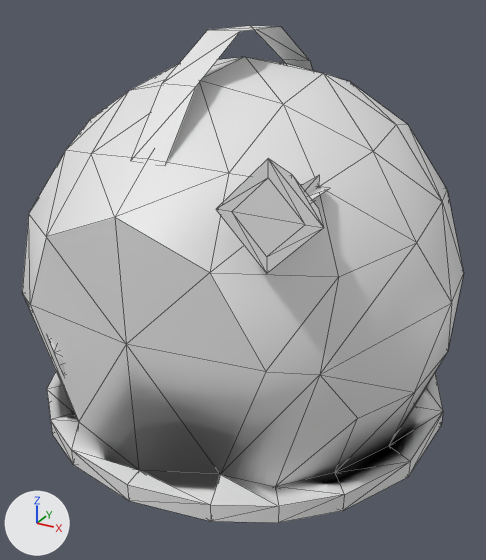
One commit to the FBX model Assets/Models/aqualung_hat.fbx: the scene before it, then after it.
Rendered twice from a camera (50 mm lens) standing at (1.42, -2.61, 1.26) and looking at (0.03, -0.08, -0.01). The lights are fixed; the arrows at lower left show +X, +Y and +Z. Mesh edges are drawn as thin lines. Materials are left out; every surface is plain grey. Where no turn or scale is listed for an object, it has been applied to the vertices.

The scene before the commit, as lines of its bpy script (objects in view):
```python
me_outside_002 = bpy.data.meshes.new('Outside.002')
me_outside_002.from_pydata(...)  # 158 vertices, 312 faces; spans x -1.0..1.0, y -0.97..0.99, z -0.64..0.98
# faces by material slot: [246, 52, 14]
me_outside_002.materials.append(mat_metal)
me_outside_002.materials.append(mat_glass)
me_outside_002.materials.append(mat_lamb)
me_thingupside_001 = bpy.data.meshes.new('ThingUpSide.001')
me_thingupside_001.from_pydata(...)  # 12 vertices, 10 faces; spans x -0.075..0.075, y -0.718..0.709, z 0.495..0.908
me_thingupside_001.materials.append(mat_metal)
ob_outside = bpy.data.objects.new('Outside', me_outside_002)
ob_outside.location = (0.0, 0.0, 0.0)
ob_цилиндр_026 = bpy.data.objects.new('Цилиндр.026', me_thingupside_001)
ob_цилиндр_026.location = (0.0, 0.0, 0.186)
```
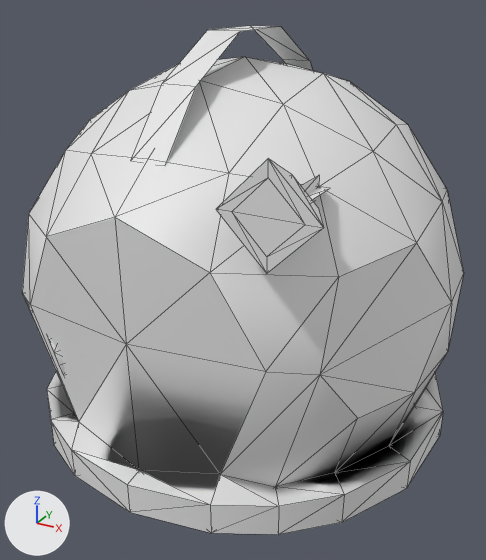
Changed parts and their boxes (x1, y1, x2, y2) in the pictures (486 x 560 px; the box of a moved part takes in the faces that stretch with it):
'Outside', reshaped, shading changed
    before: (22, 57, 464, 523)
    after: (22, 57, 464, 534)
part 1 of me_outside_002, moved or reshaped
    before: (51, 412, 443, 523)
    after: (51, 412, 443, 534)
part 2 of me_outside_002, shading changed
    both: (22, 57, 464, 506)

Diff of the bpy script that builds the scene:
```diff
--- a/Assets/Models/aqualung_hat.fbx.py
+++ b/Assets/Models/aqualung_hat.fbx.py
@@ me_outside_002 @@
 # used by ob_outside; location = (0.0, 0.0, 0.0)
-me_outside_002.from_pydata(...)  # 158 vertices, 312 faces; spans x -1.0..1.0, y -0.97..0.99, z -0.64..0.98
+me_outside_002.from_pydata(...)  # 158 vertices, 312 faces; spans x -1.0..1.0, y -0.97..0.99, z -0.7..0.98
+# me_outside_002 part 1: all 18 vertices in x -0.97..0.97, y -0.97..0.99, z -0.64 are moved by (0.0, 0.0, -0.06)
+# me_outside_002 part 2: edges marked sharp go from 74 to 84
```
